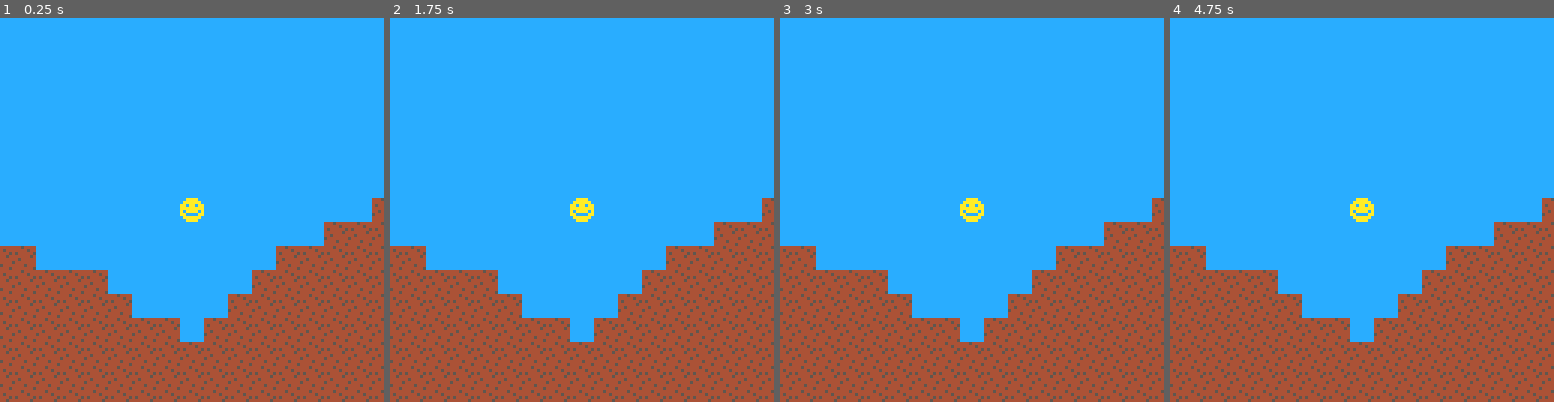
Above: before the commit, frames 1-4 (left to right).
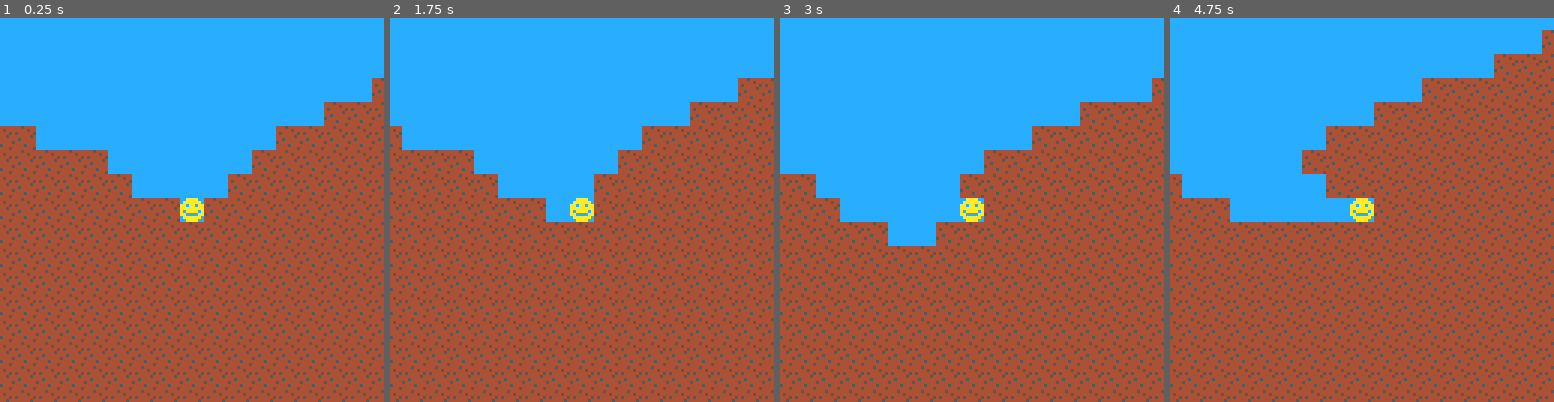
Above: after the commit, the same moments.

Repository: Bcribb/vibe-mine-pico
Game: PICO-8 cartridge vibe_mine.p8
Two runs of this game, one before a commit and one after it. Both use one fixed random seed, a clock stepped at 60 frames per second and the inputs below.
Inputs:
- Up to frame 1 (0.25 s): no input
- Up to frame 2 (1.75 s): hold Right from 1.6 s (still down)
- Up to frame 3 (3 s): release Right at 2.1 s; hold Up 2.15-2.42 s; hold Right from 2.47 s (still down)
- Up to frame 4 (4.75 s): release Right at 3.03 s; hold Left 3.08-3.58 s; hold Down 3.63-3.97 s; hold Right 4.02-4.68 s; hold Up from 4.73 s (still down)

The runs differ from the first frame. In frame 1, 31% of the frame differs, in the area x 0-100%, y 15-85%; in frame 2, 32%; in frame 3, 27%; in frame 4, 35%, in the area x 0-100%, y 3-85%.

Commit message:
VIBIN: add grid-based player movement with mining and tile persistence
Player moves one tile per directional key press, mines through dirt
(replacing with air), camera follows, and tile modifications persist
across chunk unload/reload via a tile_mods table.

Co-authored-by: Cursor <cursoragent@cursor.com>

Diff:
--- a/src/constants/world.lua
+++ b/src/constants/world.lua
@@ -16,4 +16,5 @@
 t_dirt = 1
 
 -- sprite slots
-spr_dirt = 2
+spr_player = 1
+spr_dirt   = 2
--- a/src/main.lua
+++ b/src/main.lua
@@ -1,11 +1,12 @@
 function _init()
- player_x=0
- player_y=0
+ init_player()
  init_camera()
  update_chunks()
 end
 
 function _update()
+ update_player()
+ update_camera()
  update_chunks()
 end
 
@@ -13,6 +14,6 @@
  cls(12)
  camera(cam_x,cam_y)
  draw_world()
+ spr(spr_player,player_x,player_y)
  camera()
- spr(1,64-4,64-4)
 end
--- a/src/scripts/camera.lua
+++ b/src/scripts/camera.lua
@@ -2,6 +2,11 @@
 cam_y=0
 
 function init_camera()
+ cam_x=player_x-60
+ cam_y=player_y-60
+end
+
+function update_camera()
  cam_x=player_x-60
  cam_y=player_y-60
 end
--- a/src/scripts/chunks.lua
+++ b/src/scripts/chunks.lua
@@ -1,7 +1,12 @@
 chunks={}
+tile_mods={}
 
 function chunk_key(cx,cy)
  return cx..","..cy
+end
+
+function tile_mod_key(wx,wy)
+ return wx..","..wy
 end
 
 function gen_chunk(cx,cy)
@@ -12,7 +17,10 @@
   local sy=get_surface_y(wx)
   for ly=0,chunk_h-1 do
    local wy=cy*chunk_h+ly
-   if wy>=sy then
+   local mk=tile_mod_key(wx,wy)
+   if tile_mods[mk]!=nil then
+    c[lx][ly]=tile_mods[mk]
+   elseif wy>=sy then
     c[lx][ly]=t_dirt
    else
     c[lx][ly]=t_air
@@ -40,6 +48,17 @@
  return c[lx] and c[lx][ly] or t_air
 end
 
+function set_tile(wx,wy,t)
+ tile_mods[tile_mod_key(wx,wy)]=t
+ local cx=flr(wx/chunk_w)
+ local cy=flr(wy/chunk_h)
+ local c=chunks[chunk_key(cx,cy)]
+ if not c then return end
+ local lx=wx-cx*chunk_w
+ local ly=wy-cy*chunk_h
+ if c[lx] then c[lx][ly]=t end
+end
+
 function update_chunks()
  local pcx=flr(player_x/tile_size/chunk_w)
  local pcy=flr(player_y/tile_size/chunk_h)
--- /dev/null
+++ b/src/scripts/player.lua
@@ -0,0 +1,26 @@
+function init_player()
+ local sy=get_surface_y(0)
+ player_x=0
+ player_y=(sy-1)*tile_size
+end
+
+function update_player()
+ local dx,dy=0,0
+ if btnp(0) then dx=-1 end
+ if btnp(1) then dx=1 end
+ if btnp(2) then dy=-1 end
+ if btnp(3) then dy=1 end
+
+ if dx==0 and dy==0 then return end
+
+ local tx=flr(player_x/tile_size)+dx
+ local ty=flr(player_y/tile_size)+dy
+
+ local t=get_tile(tx,ty)
+ if t==t_dirt then
+  set_tile(tx,ty,t_air)
+ end
+
+ player_x=tx*tile_size
+ player_y=ty*tile_size
+end
--- a/vibe_mine.p8
+++ b/vibe_mine.p8
@@ -4,6 +4,7 @@
 #include src/constants/world.lua
 #include src/scripts/noise.lua
 #include src/scripts/chunks.lua
+#include src/scripts/player.lua
 #include src/scripts/camera.lua
 #include src/main.lua
 __gfx__
Not shown, changed: web/index.js
